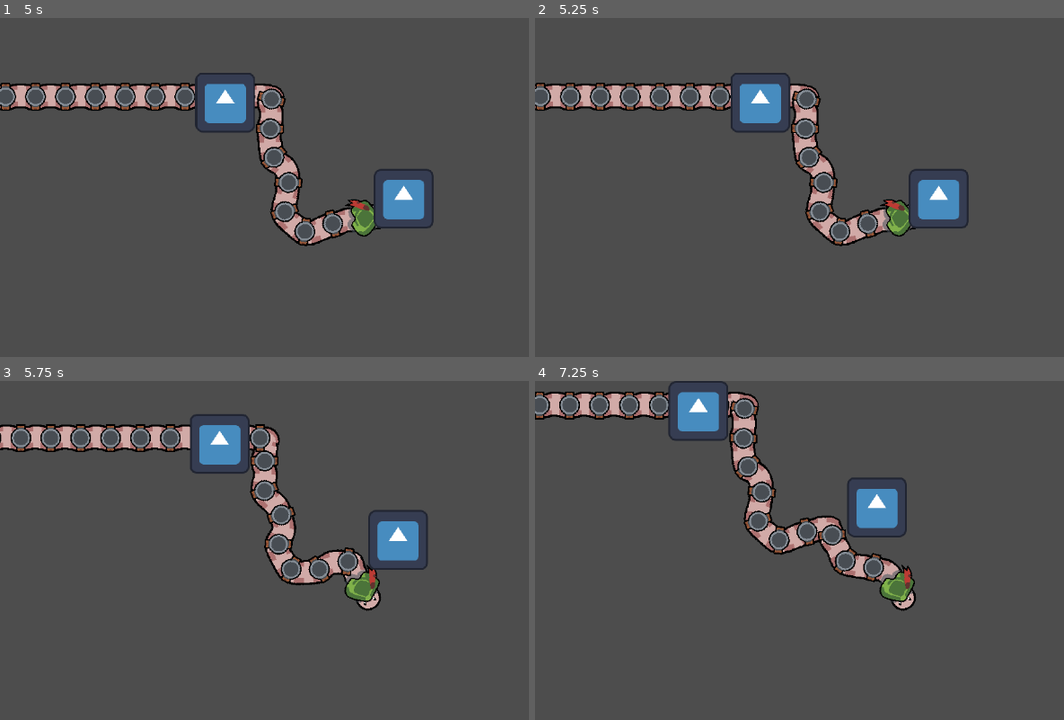
Above: before the commit, frames 1-4 (two rows, left to right).
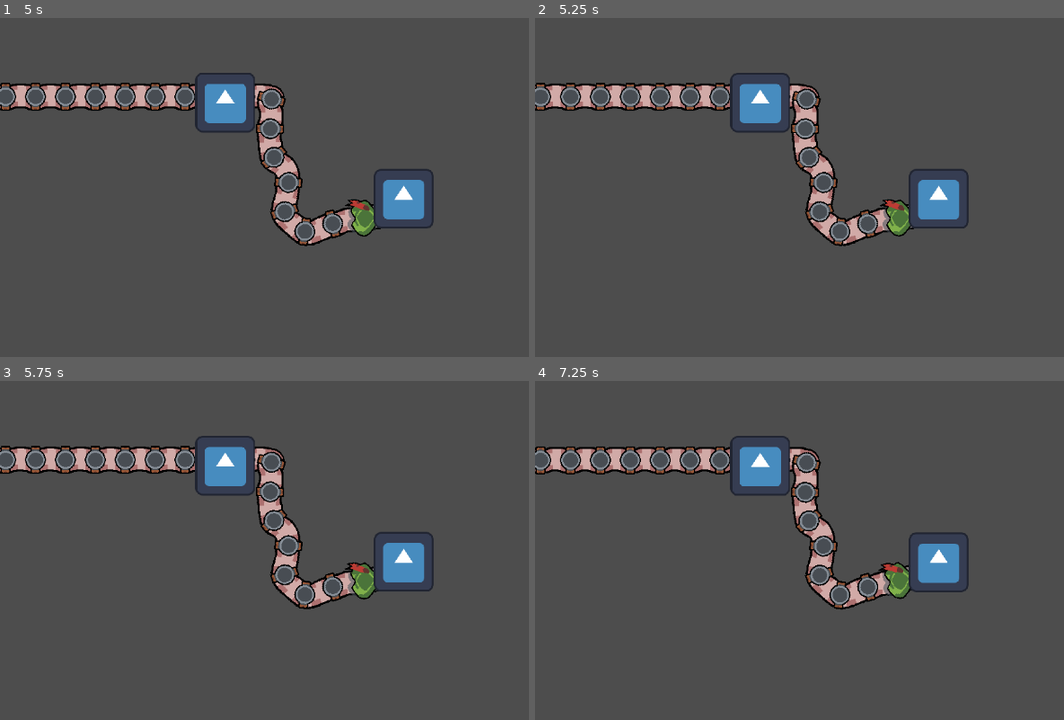
Above: after the commit, the same moments.

Repository: Justuna/worm-odyssey
Game: Godot game, scene res://scenes/tests/worm_test.tscn
Two runs of this game, one before a commit and one after it. Both use one fixed random seed, a clock stepped at 60 frames per second and the inputs below. The engine's default icon, where the game draws it, is replaced by a stand-in: a white triangle on a blue panel in a dark square.
Inputs (mouse positions are in pixels of both pictures, inside the frame that each line leads up to):
- Up to frame 1 (5 s): tap Enter at 0.5 s; move the mouse to (322, 299) at 0.52 s; hold D 0.53-2.03 s; click (322, 299) at 0.67 s; move the mouse to (outside the picture) at 1.27 s; move the mouse to (142, 160) at 2.02 s; move the mouse to (396, 221) at 2.77 s; click (396, 221) at 2.92 s; move the mouse to (248, 119) at 3.52 s; move the mouse to (518, 201) at 4.27 s; hold D from 4.28 s (still down)
- Up to frame 2 (5.25 s): keep holding D; move the mouse to (751, 241) at 5.02 s; click (751, 241) at 5.17 s
- Up to frame 3 (5.75 s): keep holding D
- Up to frame 4 (7.25 s): keep holding D; move the mouse to (963, 492) at 5.77 s; move the mouse to (857, 662) at 6.52 s

Frame 1 is identical in both runs. In frame 2, 0.5% of the frame differs, in the area x 0-82%, y 16-68%; in frame 3, 11%; in frame 4, 13%, in the area x 0-83%, y 0-68%.

Commit message:
Fix snap turning when touching wall

Diff:
--- a/scripts/worm/worm_controller.gd
+++ b/scripts/worm/worm_controller.gd
@@ -68,10 +68,12 @@
 		var angle_to_head = _head_direction.angle_to(direction)
 		if abs(angle_to_head) > deg_to_rad(turning_cone_deg) * speed * delta:
 			_actual_direction = _head_direction.rotated(deg_to_rad(turning_cone_deg) * speed * delta * sign(angle_to_head)).normalized() * direction.length()
-		_head_direction = _actual_direction.normalized()
 
 		worm_head.velocity = _actual_direction * speed
 		worm_head.move_and_slide()
+
+		if worm_head.get_real_velocity().length_squared() > 1:
+			_head_direction = _actual_direction.normalized()
 
 		# Next fixed visual point starts off at the current fixed visual head point
 		var next_fixed_visual_point = _fixed_visual_segment_positions[_fixed_visual_segment_positions.size() - 1]
